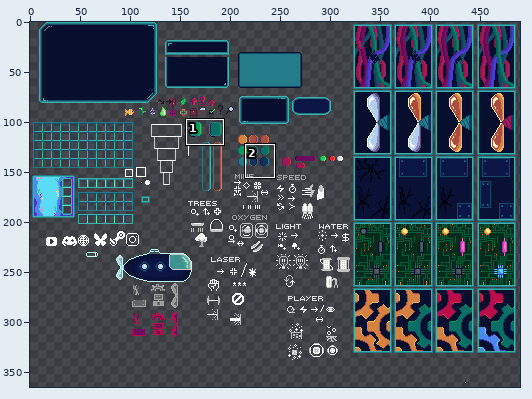
Sprite sheet, stored at Assets/Resources/Sprites/UISpriteSheet.png. Above: a wide view before the commit, with the close-up outlined.
Close-up. Before the edit:
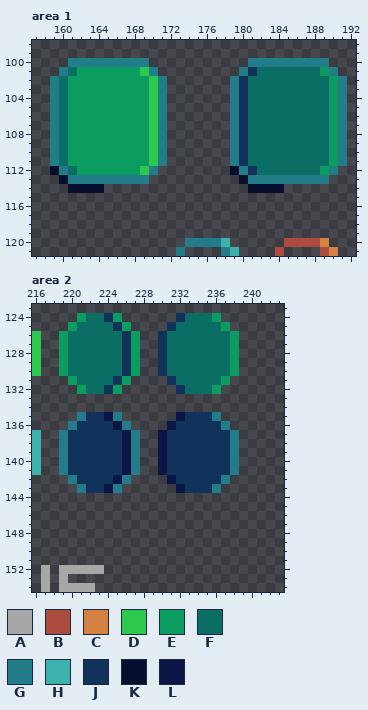
The file is 793x693 pixels. Colours within 5 levels of each other are drawn and written as one. Shown: area 1: x 157..192, y 98..121; area 2: x 216..243, y 123..154. The wide view leaves out empty margins.
Palette (. is transparent): A #a7a7a7  B #ac4c3f  C #d58141  D #2cc94e  E #0b9d5f  F #0a6e65  G #237c8a  H #3db2ad  J #10325b  K #070e2e  L #0b1646
Pixels before, area 1, first column x 159:
100 ..GGGGGGGGG...........GGGGGGGGG..
101 .GFEEEEEEEDG.........GJFFFFFFFEG.
102 GFEEEEEEEEEDG.......GJFFFFFFFFFEG
103 GFEEEEEEEEEDG.......GJFFFFFFFFFEG
104 GFEEEEEEEEEDG.......GJFFFFFFFFFEG
105 GFEEEEEEEEEDG.......GJFFFFFFFFFEG
106 GFEEEEEEEEEDG.......GJFFFFFFFFFEG
107 GFEEEEEEEEEDG.......GJFFFFFFFFFEG
108 GFEEEEEEEEEDG.......GJFFFFFFFFFEG
109 GFEEEEEEEEEDG.......GJFFFFFFFFFEG
110 GFEEEEEEEEEDG.......GJFFFFFFFFFEG
111 GFEEEEEEEEEDG.......GJFFFFFFFFFEG
112 KGFEEEEEEEDG........KGJFFFFFFFEG.
113 .KGGGGGGGGG..........KGGGGGGGGG..
114 ..KKKK................KKKK.......
115 .................................
116 .................................
117 .................................
118 .................................
119 .................................
120 ...............GGGGH......BBBBC..
121 ..............G....GH....B....BC.
Pixels before, area 2, first column x 216:
124 .....EFFJE......JFFFE..
125 ....EFFFFJE....JFFFFFE.
126 D..EFFFFFFJE..JFFFFFFFE
127 D..EFFFFFFJE..JFFFFFFFE
128 D..EFFFFFFJE..JFFFFFFFE
129 D..EFFFFFFJE..JFFFFFFFE
130 D..EFFFFFFJE..JFFFFFFFE
131 ....EFFFFJE....JFFFFFE.
132 .....EFFJE......JFFFE..
133 .......................
134 .......................
135 .....GJJLG......LJJJG..
136 ....GJJJJLG....LJJJJJG.
137 H..GJJJJJJLG..LJJJJJJJG
138 H..GJJJJJJLG..LJJJJJJJG
139 H..GJJJJJJLG..LJJJJJJJG
140 H..GJJJJJJLG..LJJJJJJJG
141 H..GJJJJJJLG..LJJJJJJJG
142 ....GJJJJLG....LJJJJJG.
143 .....GJJLG......LJJJG..
144 .......................
145 .......................
146 .......................
147 .......................
148 .......................
149 .......................
150 .......................
151 .......................
152 .A.AAAAA...............
153 .A.A...................
154 .A.AAAA................
New version:
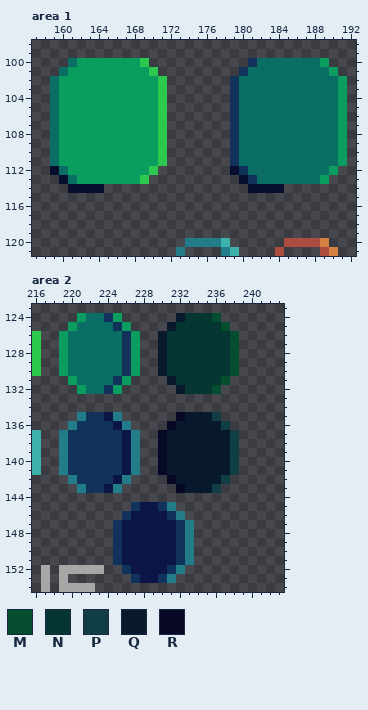
Colours new in this view: M #054d2f  N #053631  P #113d44  Q #08182d  R #060826
Diff:
Area 1:
y 100: x 161..169 GGGGGGGGG -> FEEEEEEED; x 181..189 GGGGGGGGG -> JFFFFFFFE
y 101: x 160..161 GF -> FE; x 169..170 DG -> ED; x 180..181 GJ -> JF; x 189..190 EG -> FE
y 102..111: x 159..160 GF -> FE; x 170..171 DG -> ED; x 179..180 GJ -> JF; x 190..191 EG -> FE
y 112: x 160..161 GF -> FE; x 169..170 DG -> ED; x 180..181 GJ -> JF; x 189..190 EG -> FE
y 113: x 161..169 GGGGGGGGG -> FEEEEEEED; x 181..189 GGGGGGGGG -> JFFFFFFFE
Area 2:
y 124: x 232..236 JFFFE -> QNNNM
y 125: x 231..237 JFFFFFE -> QNNNNNM
y 126..130: x 230..238 JFFFFFFFE -> QNNNNNNNM
y 131: x 231..237 JFFFFFE -> QNNNNNM
y 132: x 232..236 JFFFE -> QNNNM
y 135: x 232..236 LJJJG -> RQQQP
y 136: x 231..237 LJJJJJG -> RQQQQQP
y 137..141: x 230..238 LJJJJJJJG -> RQQQQQQQP
y 142: x 231..237 LJJJJJG -> RQQQQQP
y 143: x 232..236 LJJJG -> RQQQP
y 145: x 227..231 ..... -> JLLJG
y 146: x 226..232 ....... -> JLLLLJG
y 147..151: x 225..233 ......... -> JLLLLLLJG
y 152: x 226..232 ....... -> JLLLLJG
y 153: x 227..231 ..... -> JLLJG
Boxes around the changes in both close-ups, in picture pixels (x1, y1, x2, y2):
changed: (50, 58, 167, 184)
changed: (230, 58, 347, 184)
changed: (113, 313, 239, 583)
